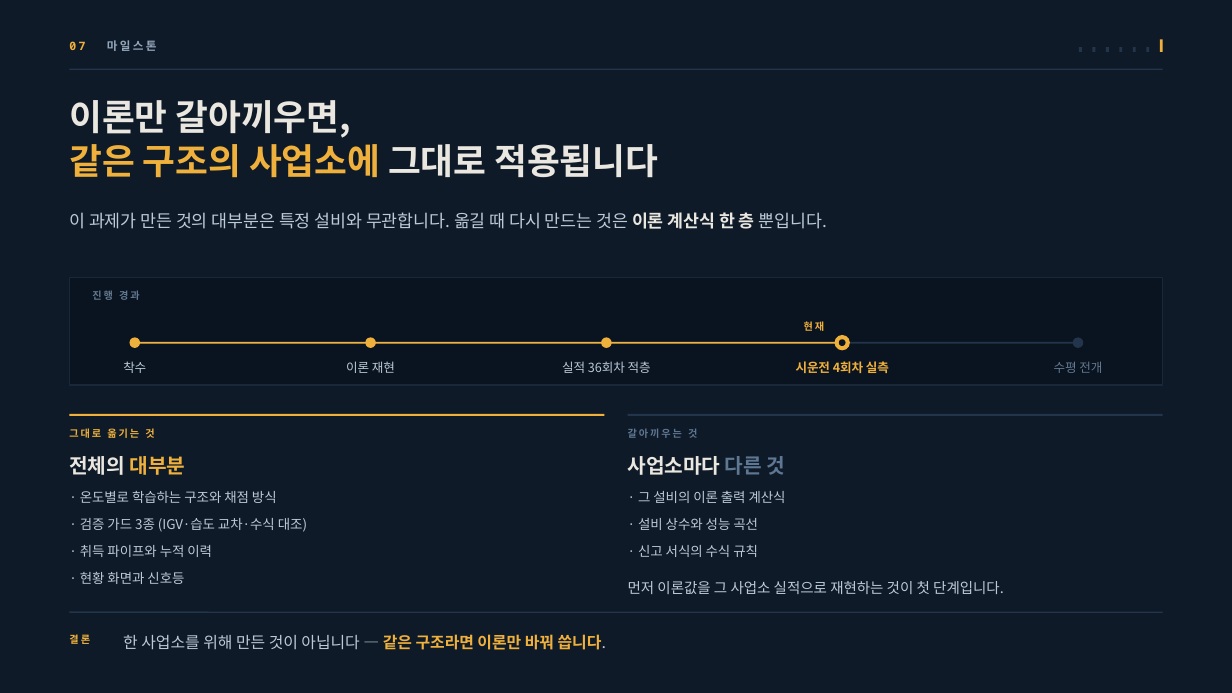
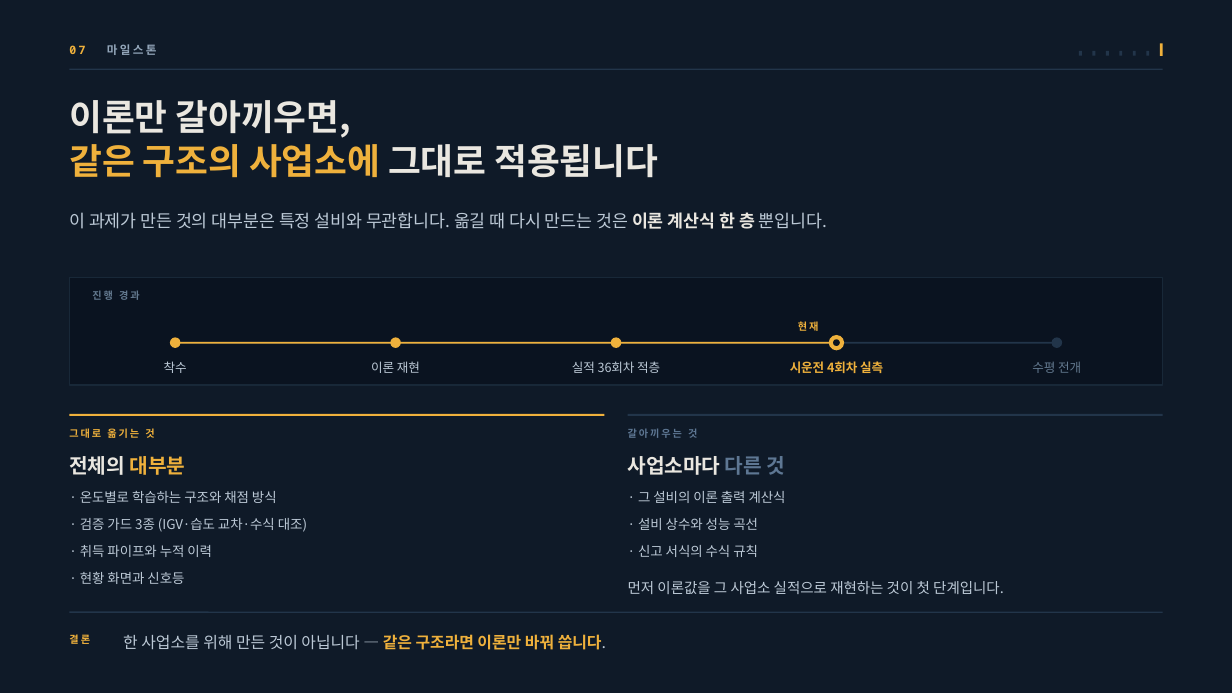
Before and after one commit to jooh-ai/Narae-AI, a slide deck: slide 15 of docs/ppt/위례_공급가능용량_최종발표.pptx. Drawn at 1232x693 pixels with LibreOffice and Linux fonts; fonts in the diff are those of the drawing. Boxes give left, top, right and bottom in pixels: in the first picture for what was removed or moved away, otherwise in the second. Text is boxed around its words. In the diff, an @@ line names an element or a change of style, - is before the commit and + after.

```diff
--- a/docs/ppt/위례_공급가능용량_최종발표.pptx
+++ b/docs/ppt/위례_공급가능용량_최종발표.pptx
@@ 6 rectangles, 1 text: place and size @@
-6 rectangles, 1 text at [69, 40, 1150, 52]
+6 rectangles, 1 text at [69, 44, 1150, 55]
@@ text "착수": place and size @@
-text "착수" at [123, 361, 146, 373]
+text "착수" at [164, 361, 187, 373]
@@ ellipse: place and size @@
-ellipse at [129, 337, 140, 348]
+ellipse at [170, 337, 180, 348]
@@ line moved from (135, 343) - (1079, 343) to (176, 343) - (1057, 343) @@
@@ line moved from (135, 343) - (842, 343) to (176, 343) - (836, 343) @@
@@ text "이론 재현": place and size @@
-text "이론 재현" at [346, 361, 395, 373]
+text "이론 재현" at [371, 361, 420, 373]
@@ ellipse: place and size @@
-ellipse at [365, 337, 375, 348]
+ellipse at [390, 337, 400, 348]
@@ text "실적 36회차 적층": place and size @@
-text "실적 36회차 적층" at [562, 361, 651, 373]
+text "실적 36회차 적층" at [572, 361, 660, 373]
@@ ellipse: place and size @@
-ellipse at [602, 337, 612, 348]
+ellipse at [611, 337, 621, 348]
@@ 2 texts, 2 ellipses: place and size @@
-2 texts, 2 ellipses at [796, 321, 889, 373]
+2 texts, 2 ellipses at [790, 321, 883, 373]
@@ text "수평 전개": place and size @@
-text "수평 전개" at [1054, 361, 1102, 373]
+text "수평 전개" at [1032, 361, 1081, 373]
@@ ellipse: place and size @@
-ellipse at [1073, 337, 1083, 348]
+ellipse at [1052, 337, 1062, 348]
```
Also in this commit, not shown: 14 other slides changed.
